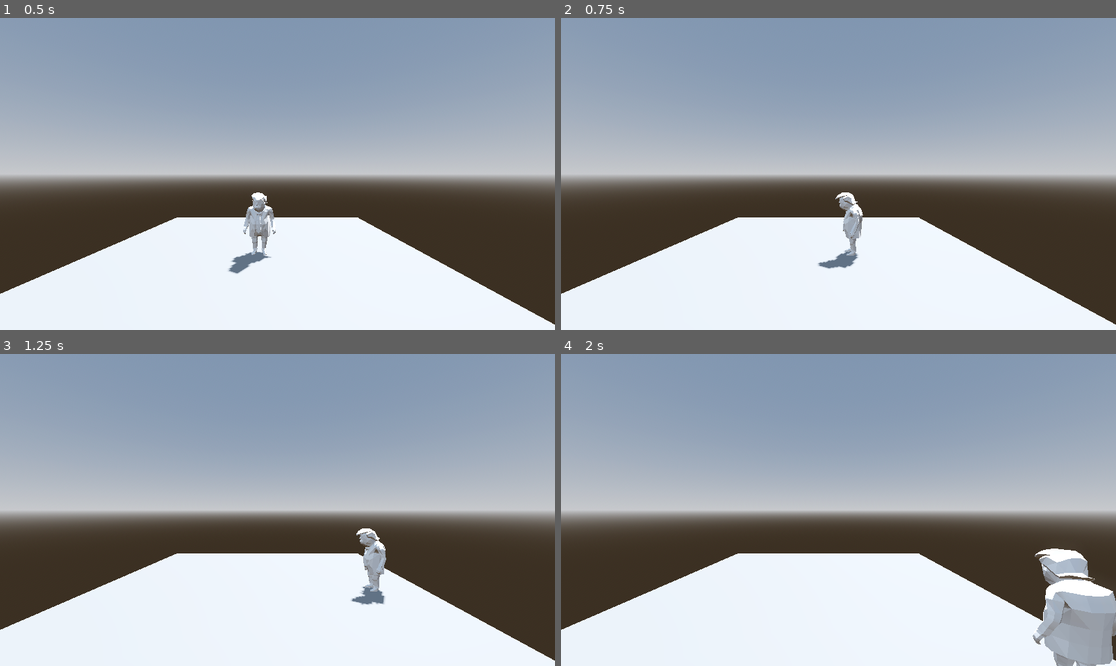
Above: before the commit, frames 1-4 (two rows, left to right).
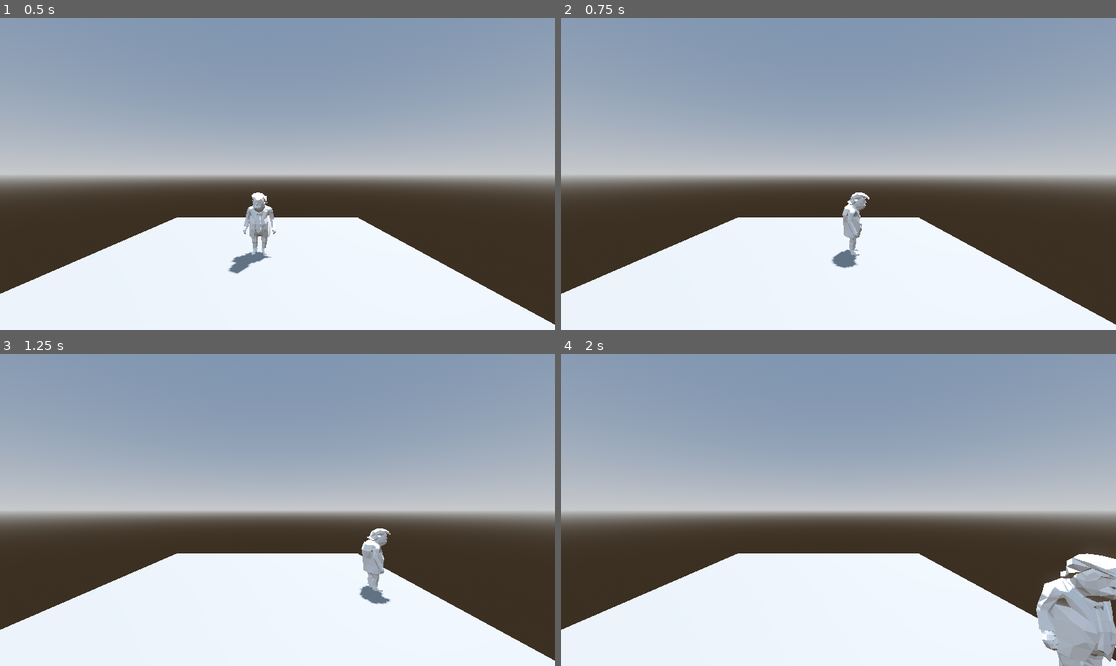
Above: after the commit, the same moments.

Repository: yenaing-oo/Cooked-CSSA-GameJam-2024
Game: Godot game, scene res://trump.tscn
Two runs of this game, one before a commit and one after it. Both use one fixed random seed, a clock stepped at 60 frames per second and the inputs below.
Inputs:
- Up to frame 1 (0.5 s): no input
- Up to frame 2 (0.75 s): tap Enter at 0.5 s; hold Right (ui_right) from 0.53 s (still down)
- Up to frame 3 (1.25 s): keep holding Right (ui_right)
- Up to frame 4 (2 s): release Right (ui_right) at 1.28 s; hold Down (ui_down) from 1.28 s (still down)

Frame 1 is identical in both runs. In frame 2, 0.6% of the frame differs, in the area x 46-56%, y 55-81%; in frame 3, 0.6%; in frame 4, 2.8%, in the area x 84-100%, y 62-100%.

Commit message:
Fix direction player is facing

Diff:
--- a/trump.gd
+++ b/trump.gd
@@ -8,19 +8,20 @@
 
 	# Get the camera's forward and right directions, ignoring vertical orientation.
 	var camera_transform := get_viewport().get_camera_3d().global_transform.basis
-	var forward := -camera_transform.z.normalized()  # Invert forward to fix movement direction
+	var forward := camera_transform.z.normalized()  # Invert forward to match desired behavior
 	var right := camera_transform.x.normalized()
 
 	# Calculate the direction relative to the camera.
-	var direction := (input_dir.x * right - input_dir.y * forward).normalized()  # Subtract forward for correct up/down behavior
+	var direction := (input_dir.x * right + input_dir.y * forward).normalized()  # Add forward for correct up/down behavior
 
 	if direction:
 		# Set velocity based on the calculated direction.
 		velocity.x = direction.x * SPEED
 		velocity.z = direction.z * SPEED
 
-		# Rotate the character to face the movement direction.
-		look_at(global_transform.origin + direction, Vector3.UP)
+		# Rotate the character to face the opposite direction of movement.
+		look_at(global_transform.origin - direction, Vector3.UP)  # Inverted direction for facing
+
 	else:
 		# Gradually stop movement when no input is given.
 		velocity.x = move_toward(velocity.x, 0, SPEED)
